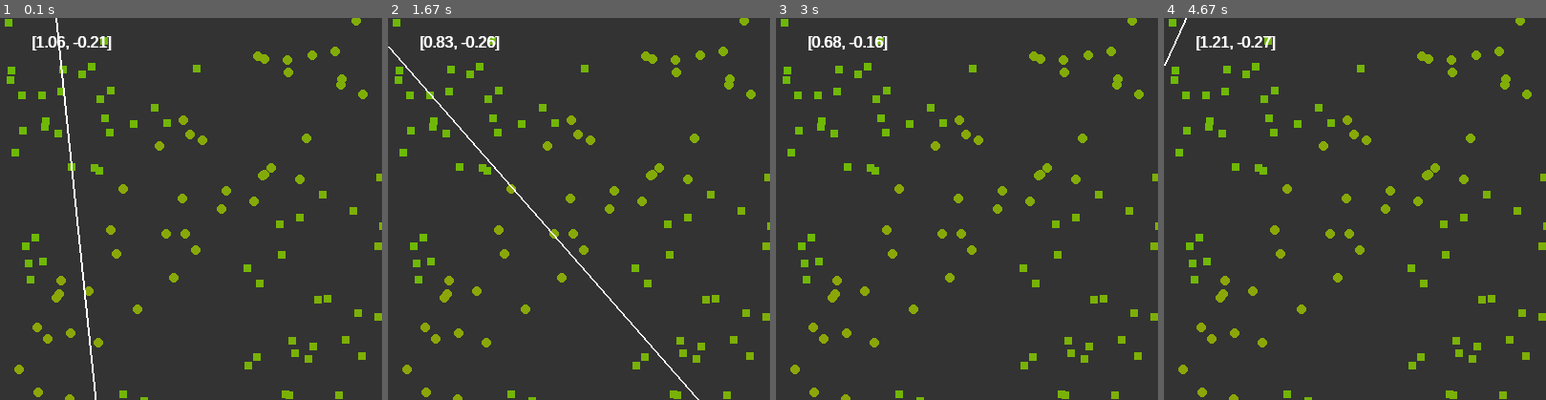
Above: before the commit, frames 1-4 (left to right).
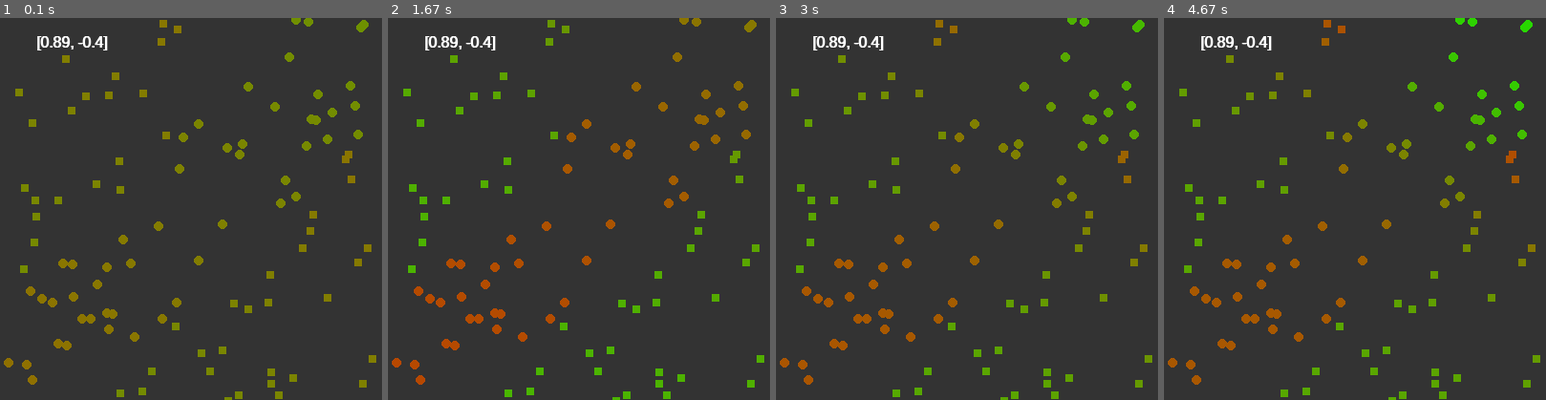
Above: after the commit, the same moments.

Repository: DHameete/pygames
Game: pygame game, started from 10_NeuralNetwork/main.py
Two runs of this game, one before a commit and one after it. Both use one fixed random seed, a clock stepped at 60 frames per second and the inputs below.
Inputs:
- Up to frame 1 (0.1 s): no input
- Up to frame 2 (1.67 s): no input
- Up to frame 3 (3 s): no input
- Up to frame 4 (4.67 s): no input

The runs differ from the first frame. In frame 1, 9.1% of the frame differs, in the area x 1-100%, y 0-100%; in frame 2, 9.0%; in frame 3, 8.6%; in frame 4, 8.7%.

Commit message:
added training data and test data to the XOR-like points

Diff:
--- a/10_NeuralNetwork/main.py
+++ b/10_NeuralNetwork/main.py
@@ -37,42 +37,32 @@
     p = Perceptron(2)
 
     # Initialize inputs
-    points = []
+    training_data = []
+    for _ in range(500):
+        point = Point()
+        training_data.append(point)
+
+    test_data = []
     for _ in range(100):
         point = Point()
-        points.append(point)
+        test_data.append(point)
 
     # Next index to train perceptron
     nextind = 0
 
-
-    # training_data = [
-    #     {'input': [0,1], 'target':[1]},
-    #     {'input': [1,0], 'target':[1]},
-    #     {'input': [1,1], 'target':[0]},
-    #     {'input': [0,0], 'target':[0]},
-    # ]
-
-    training_data = [
-        {'input': [-1,1], 'target':[1]},
-        {'input': [1,-1], 'target':[1]},
-        {'input': [1,1], 'target':[0]},
-        {'input': [-1,-1], 'target':[0]},
-    ]
-
     nn = NeuralNetwork(2,2,1)
 
-    for _ in range(500):
-        # data = random.choice(training_data)
-        # inputs_nn = Matrix.fromArray(data['input'])
-        # targets_nn = Matrix.fromArray(data['target'])
-
-        data = random.choice(points)
+    for data in training_data:
         nn.train([data.x,data.y], [data.label])
 
-    for data in training_data:
-        output_arr = nn.guess(data['input'])
-        print(f"in: {data['input']} out: {output_arr}")
+    # Show points
+    for point in test_data:
+        # guess = p.guess(point)
+        guess = nn.guess([point.x,point.y])
+
+        print(f"guess: {guess}, label: {point.label}")
+        v = min(abs(guess[0] - point.label),1)
+        # c = GREEN.lerp(ORANGE, v)
 
 
     # loop
@@ -84,26 +74,40 @@
         # Background surface
         displaysurface.fill(DARKGRAY)
 
+        # for point in training_data:
+        #     if point.label > 0.5:
+        #         point.show(displaysurface, YELLOW)
+        #     else:
+        #         point.show(displaysurface, ORANGE)
+
         # Show points
-        for point in points:
+        for point in test_data:
             # guess = p.guess(point)
             guess = nn.guess([point.x,point.y])
 
             v = min(abs(guess[0] - point.label),1)
-            c = GREEN.lerp(ORANGE, v)
+            c = GREEN.lerp(RED, v)
 
             point.show(displaysurface, c)
-            # if abs(guess.values[0][0] - point.label) < 0.2:
+            # if abs(guess[0] - point.label) < 0.2:
             #     point.show(displaysurface, GREEN)
             # else:
             #     point.show(displaysurface, ORANGE)
 
         # Train per point
-        nextpoint = points[nextind]
-        p.train(nextpoint)
+        for _ in range(10):
+            # nextpoint = training_data[nextind]
+            nextpoint = random.choice(training_data)
+            nn.train([nextpoint.x,nextpoint.y], [nextpoint.label])
+            guess = nn.guess([nextpoint.x,nextpoint.y])
+            # print(f"guess: {round(guess[0],2)}, label: {nextpoint.label}")
+            print(round(abs(guess[0]-nextpoint.label),2))
+
+        # for data in training_data:
+        #     nn.train([data.x,data.y], [data.label])
 
         # Show perceptrion
-        p.show(displaysurface)
+        # p.show(displaysurface)
 
         # Update and show text
         w = [round(pw, 2) for pw in p.weights]
@@ -112,7 +116,7 @@
         displaysurface.blit(text4,text_rect4)
 
         # Increment index
-        nextind = (nextind + 1) % len(points)
+        nextind = (nextind + 1) % len(training_data)
 
         # Update display
         pygame.display.update()
--- a/10_NeuralNetwork/nn.py
+++ b/10_NeuralNetwork/nn.py
@@ -28,7 +28,7 @@
         self.bias_o = Matrix(self.output_nodes, 1)
         self.bias_h.randomize()
         self.bias_o.randomize()
-        self.learning_rate = 0.1
+        self.learning_rate = 0.3
 
     def feedforward(self, inputs):
 
--- a/10_NeuralNetwork/settings.py
+++ b/10_NeuralNetwork/settings.py
@@ -5,11 +5,11 @@
 
 FPS = 60
 
-BLACK = (2, 2, 4)
-DARKGRAY = (51, 51, 51)
-WHITE = (255, 255, 255)
-RED = (255, 0, 0)
+BLACK = Color(2, 2, 4)
+DARKGRAY = Color(51, 51, 51)
+WHITE = Color(255, 255, 255)
+RED = Color(255, 0, 0)
 GREEN = Color(0, 255, 0)
-BLUE = (0, 0, 255)
+BLUE = Color(0, 0, 255)
 ORANGE = Color(251,94,15)
-YELLOW = (255, 255, 0)
+YELLOW = Color(255, 255, 0)
